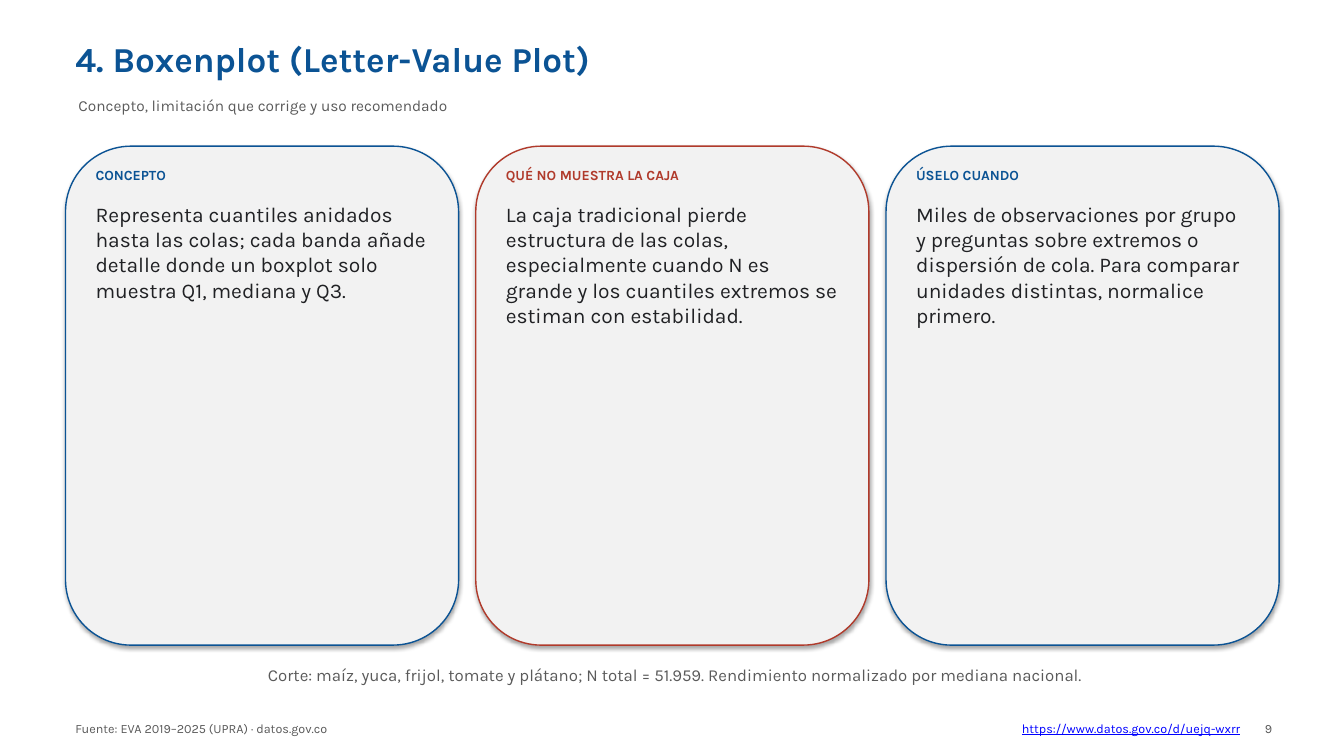
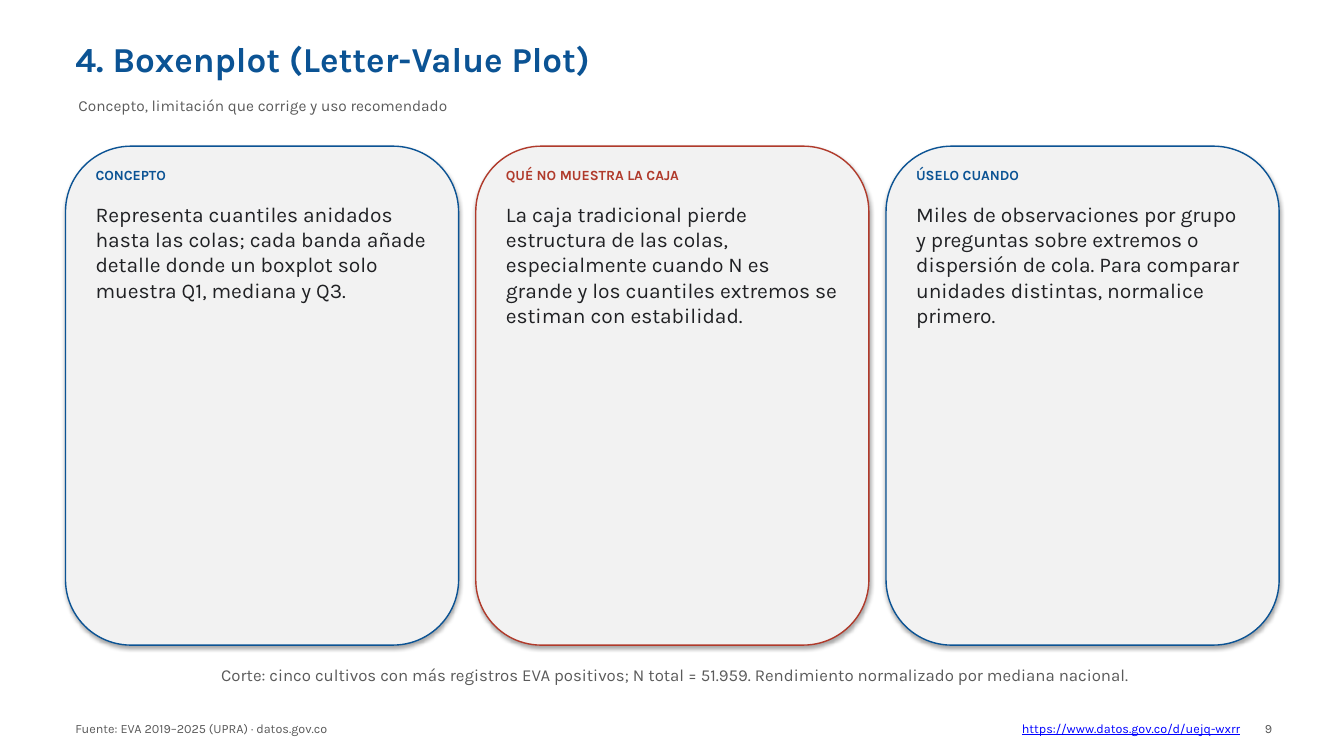
Before and after one commit to Breinersmartinez/statistical-distribution-visualizations, a slide deck: slide 9 of presentation/presentacion_boxplots_modernos.pptx. Drawn at 1344x756 pixels with LibreOffice and Linux fonts; fonts in the diff are those of the drawing. Boxes give left, top, right and bottom in pixels: in the first picture for what was removed or moved away, otherwise in the second. Text is boxed around its words. In the diff, an @@ line names an element or a change of style, - is before the commit and + after.

```diff
--- a/presentation/presentacion_boxplots_modernos.pptx
+++ b/presentation/presentacion_boxplots_modernos.pptx
@@ text at bbox=[221, 668, 1128, 685]: text changed @@
-Corte: maíz, yuca, frijol, tomate y plátano; N total = 51.959. Rendimiento normalizado por mediana nacional.
+Corte: cinco cultivos con más registros EVA positivos; N total = 51.959. Rendimiento normalizado por mediana nacional.
```
Also in this commit, not shown: 4 other slides changed, 1 slide added, 15 other files.
